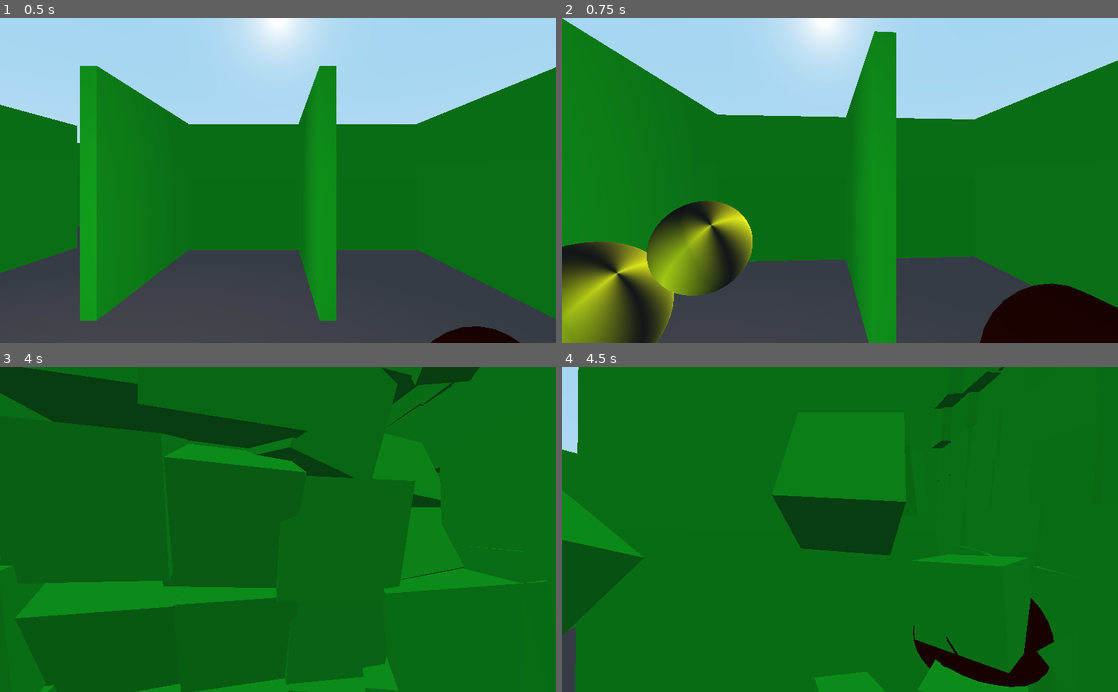
Above: before the commit, frames 1-4 (two rows, left to right).
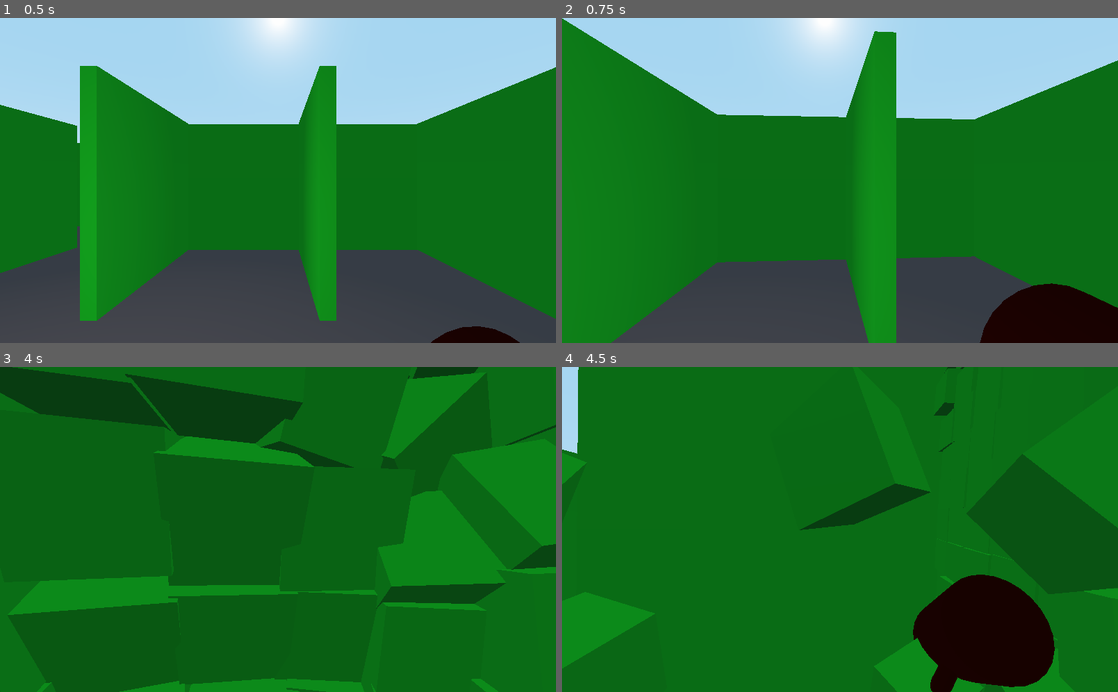
Above: after the commit, the same moments.

Repository: Gedas-S/what-minotaur
Game: Godot game, scene res://Maze.tscn
Two runs of this game, one before a commit and one after it. Both use one fixed random seed, a clock stepped at 60 frames per second and the inputs below.
Inputs (mouse positions are in pixels of both pictures, inside the frame that each line leads up to):
- Up to frame 1 (0.5 s): no input
- Up to frame 2 (0.75 s): tap Enter at 0.5 s; move the mouse to (867, 180) at 0.52 s; hold W from 0.53 s (still down); tap Shift at 0.6 s; click (867, 180) at 0.67 s
- Up to frame 3 (4 s): keep holding W; tap Space at 0.77, 1.52, 2.75, 3.02, 3.77 s; move the mouse to (250, 529) at 1.27 s; tap Shift every 0.75 s from 1.35 to 3.6 s; move the mouse to (289, 523) at 2.02 s; move the mouse to (272, 536) at 2.77 s; click (272, 536) at 2.92 s; move the mouse to (316, 532) at 3.52 s
- Up to frame 4 (4.5 s): keep holding W; move the mouse to (795, 526) at 4.27 s; tap Shift at 4.35 s

Frame 1 is identical in both runs. In frame 2, 9.7% of the frame differs, in the area x 0-35%, y 56-100%; in frame 3, 11%; in frame 4, 23%, in the area x 0-100%, y 0-100%.

Commit message:
maybe follow segments

Diff:
--- a/mobs/Segment.gd
+++ b/mobs/Segment.gd
@@ -1,11 +1,20 @@
 extends RigidBody
 
+var index : int = 0
+var parent_segment : PhysicsBody
 var follow_distance : float = 0
 
 func _ready():
-	self.follow_distance = self.get_node("CollisionShape").shape.radius + self.get_node("../Worm/CollisionShape").shape.radius
+	self.index = int(self.name[-1])
+	self.parent_segment = self.get_node("../Segment"+str(self.index-1))
+	self.follow_distance = self.get_node("CollisionShape").shape.radius + self.parent_segment.get_node("CollisionShape").shape.radius
+	self.connect("body_entered", self, "collide")
 
 func _process(delta):
-	var direction : Vector3 = self.get_parent().get_node("Worm").global_transform.origin - self.global_transform.origin
-	var vector = direction * 5
-	self.add_central_force(vector)
+	var direction : Vector3 = self.parent_segment.global_transform.origin - self.global_transform.origin
+	self.add_central_force(direction * direction.length())
+
+func collide(body):
+	if body == parent_segment:
+		self.linear_velocity = Vector3(0,0,0)
+		self.angular_velocity = Vector3(0,0,0)
--- a/mobs/Worm.tscn
+++ b/mobs/Worm.tscn
@@ -97,96 +97,101 @@
 
 [node name="Worm" type="Spatial"]
 
-[node name="Worm" type="KinematicBody" parent="."]
+[node name="Segment0" type="KinematicBody" parent="."]
 collision_layer = 1024
 collision_mask = 1027
 script = ExtResource( 1 )
 
-[node name="Belly" type="MeshInstance" parent="Worm"]
+[node name="Belly" type="MeshInstance" parent="Segment0"]
 transform = Transform( 1, 0, 0, 0, 1, 0, 0, 0, 1, 0, 0.7, 0 )
 mesh = SubResource( 16 )
 material/0 = null
 
-[node name="Head" type="MeshInstance" parent="Worm/Belly"]
+[node name="Head" type="MeshInstance" parent="Segment0/Belly"]
 transform = Transform( 1, 0, 0, 0, 1, 0, 0, 0, 1, 0.00360304, 0.159315, 0 )
 mesh = SubResource( 20 )
 material/0 = null
 
-[node name="OmniLight" type="OmniLight" parent="Worm/Belly/Head"]
+[node name="OmniLight" type="OmniLight" parent="Segment0/Belly/Head"]
 
-[node name="CollisionShape" type="CollisionShape" parent="Worm"]
+[node name="CollisionShape" type="CollisionShape" parent="Segment0"]
 transform = Transform( 1, 0, 0, 0, -4.37114e-008, -1, 0, 1, -4.37114e-008, 0, 0.7, 0 )
 shape = SubResource( 21 )
 
-[node name="Segment" type="RigidBody" parent="."]
+[node name="Segment1" type="RigidBody" parent="."]
 transform = Transform( 1, 0, 0, 0, 1, 0, 0, 0, 1, -1.10046, 0.4, 0 )
 collision_layer = 1024
 collision_mask = 1027
 script = ExtResource( 2 )
 
-[node name="CollisionShape" type="CollisionShape" parent="Segment"]
+[node name="CollisionShape" type="CollisionShape" parent="Segment1"]
 shape = SubResource( 1 )
 
-[node name="MeshInstance" type="MeshInstance" parent="Segment"]
+[node name="MeshInstance" type="MeshInstance" parent="Segment1"]
 mesh = SubResource( 5 )
 material/0 = null
 
-[node name="Segment" type="RigidBody" parent="Segment"]
-transform = Transform( 1, 0, 0, 0, 1, 0, 0, 0, 1, -0.741277, -0.118708, 0 )
+[node name="Segment2" type="RigidBody" parent="."]
+transform = Transform( 1, 0, 0, 0, 1, 0, 0, 0, 1, -1.84174, 0.281292, 0 )
 collision_layer = 1024
 collision_mask = 1027
+script = ExtResource( 2 )
 
-[node name="CollisionShape" type="CollisionShape" parent="Segment/Segment"]
+[node name="CollisionShape" type="CollisionShape" parent="Segment2"]
 shape = SubResource( 22 )
 
-[node name="MeshInstance" type="MeshInstance" parent="Segment/Segment"]
+[node name="MeshInstance" type="MeshInstance" parent="Segment2"]
 mesh = SubResource( 23 )
 material/0 = null
 
-[node name="Segment" type="RigidBody" parent="Segment/Segment"]
-transform = Transform( 1, 0, 0, 0, 1, 0, 0, 0, 1, -0.532322, -0.045885, 0 )
-collision_layer = 2048
-collision_mask = 2051
+[node name="Segment3" type="RigidBody" parent="."]
+transform = Transform( 1, 0, 0, 0, 1, 0, 0, 0, 1, -2.37406, 0.235407, 0 )
+collision_layer = 1024
+collision_mask = 1027
+script = ExtResource( 2 )
 
-[node name="CollisionShape" type="CollisionShape" parent="Segment/Segment/Segment"]
+[node name="CollisionShape" type="CollisionShape" parent="Segment3"]
 shape = SubResource( 24 )
 
-[node name="MeshInstance" type="MeshInstance" parent="Segment/Segment/Segment"]
+[node name="MeshInstance" type="MeshInstance" parent="Segment3"]
 mesh = SubResource( 25 )
 material/0 = null
 
-[node name="Segment" type="RigidBody" parent="Segment/Segment/Segment"]
-transform = Transform( 1, 0, 0, 0, 1, 0, 0, 0, 1, -0.422603, -0.0871823, 0 )
+[node name="Segment4" type="RigidBody" parent="."]
+transform = Transform( 1, 0, 0, 0, 1, 0, 0, 0, 1, -2.79667, 0.148225, 0 )
 collision_layer = 1024
 collision_mask = 1027
+script = ExtResource( 2 )
 
-[node name="CollisionShape" type="CollisionShape" parent="Segment/Segment/Segment/Segment"]
+[node name="CollisionShape" type="CollisionShape" parent="Segment4"]
 shape = SubResource( 26 )
 
-[node name="MeshInstance" type="MeshInstance" parent="Segment/Segment/Segment/Segment"]
+[node name="MeshInstance" type="MeshInstance" parent="Segment4"]
 mesh = SubResource( 27 )
 material/0 = null
 
-[node name="Segment" type="RigidBody" parent="Segment/Segment/Segment/Segment"]
-transform = Transform( 1, 0, 0, 0, 1, 0, 0, 0, 1, -0.312537, -0.0377502, 0 )
-collision_layer = 2048
-collision_mask = 2051
+[node name="Segment5" type="RigidBody" parent="."]
+transform = Transform( 1, 0, 0, 0, 1, 0, 0, 0, 1, -3.1092, 0.110475, 0 )
+collision_layer = 1024
+collision_mask = 1027
+script = ExtResource( 2 )
 
-[node name="CollisionShape" type="CollisionShape" parent="Segment/Segment/Segment/Segment/Segment"]
+[node name="CollisionShape" type="CollisionShape" parent="Segment5"]
 shape = SubResource( 12 )
 
-[node name="MeshInstance" type="MeshInstance" parent="Segment/Segment/Segment/Segment/Segment"]
+[node name="MeshInstance" type="MeshInstance" parent="Segment5"]
 mesh = SubResource( 13 )
 material/0 = null
 
-[node name="Segment" type="RigidBody" parent="Segment/Segment/Segment/Segment/Segment"]
-transform = Transform( 1, 0, 0, 0, 1, 0, 0, 0, 1, -0.229262, -0.0306597, 0 )
+[node name="Segment6" type="RigidBody" parent="."]
+transform = Transform( 1, 0, 0, 0, 1, 0, 0, 0, 1, -3.33846, 0.0798148, 0 )
 collision_layer = 1024
 collision_mask = 1027
+script = ExtResource( 2 )
 
-[node name="CollisionShape" type="CollisionShape" parent="Segment/Segment/Segment/Segment/Segment/Segment"]
+[node name="CollisionShape" type="CollisionShape" parent="Segment6"]
 shape = SubResource( 14 )
 
-[node name="MeshInstance" type="MeshInstance" parent="Segment/Segment/Segment/Segment/Segment/Segment"]
+[node name="MeshInstance" type="MeshInstance" parent="Segment6"]
 mesh = SubResource( 15 )
 material/0 = null
